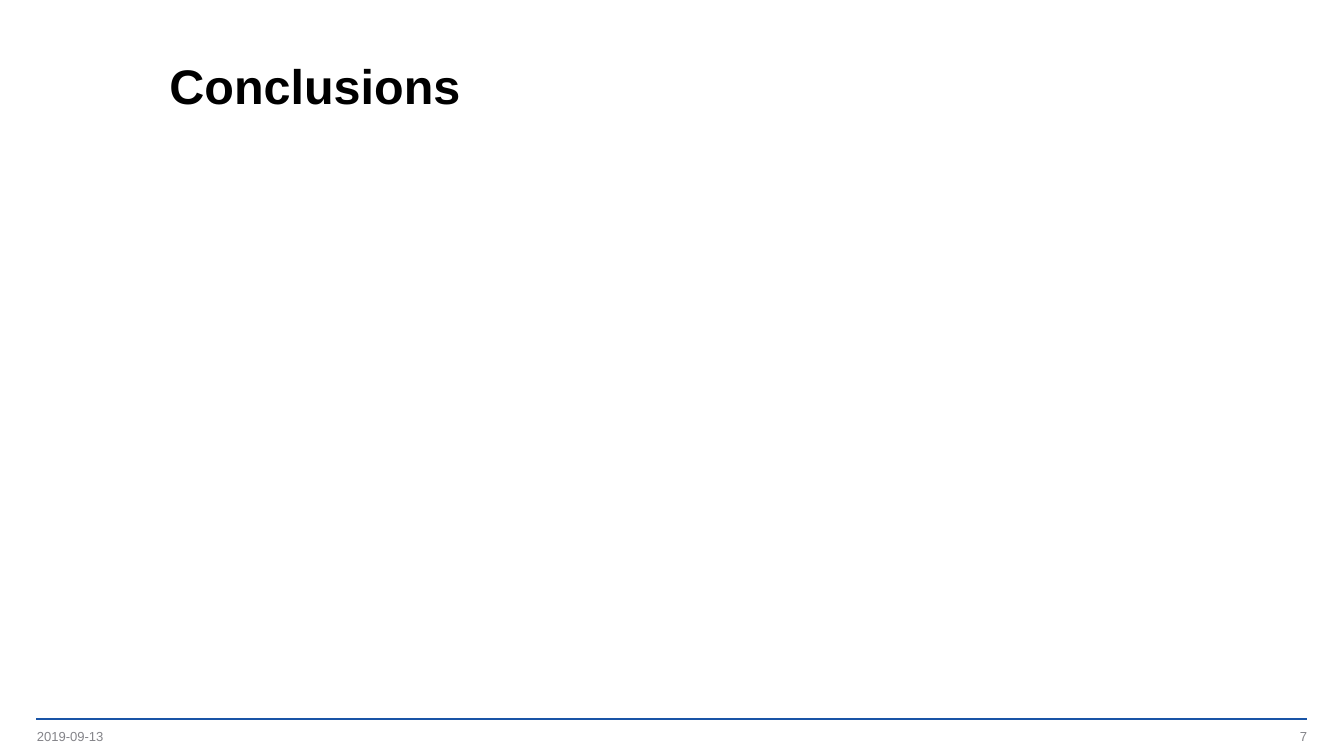
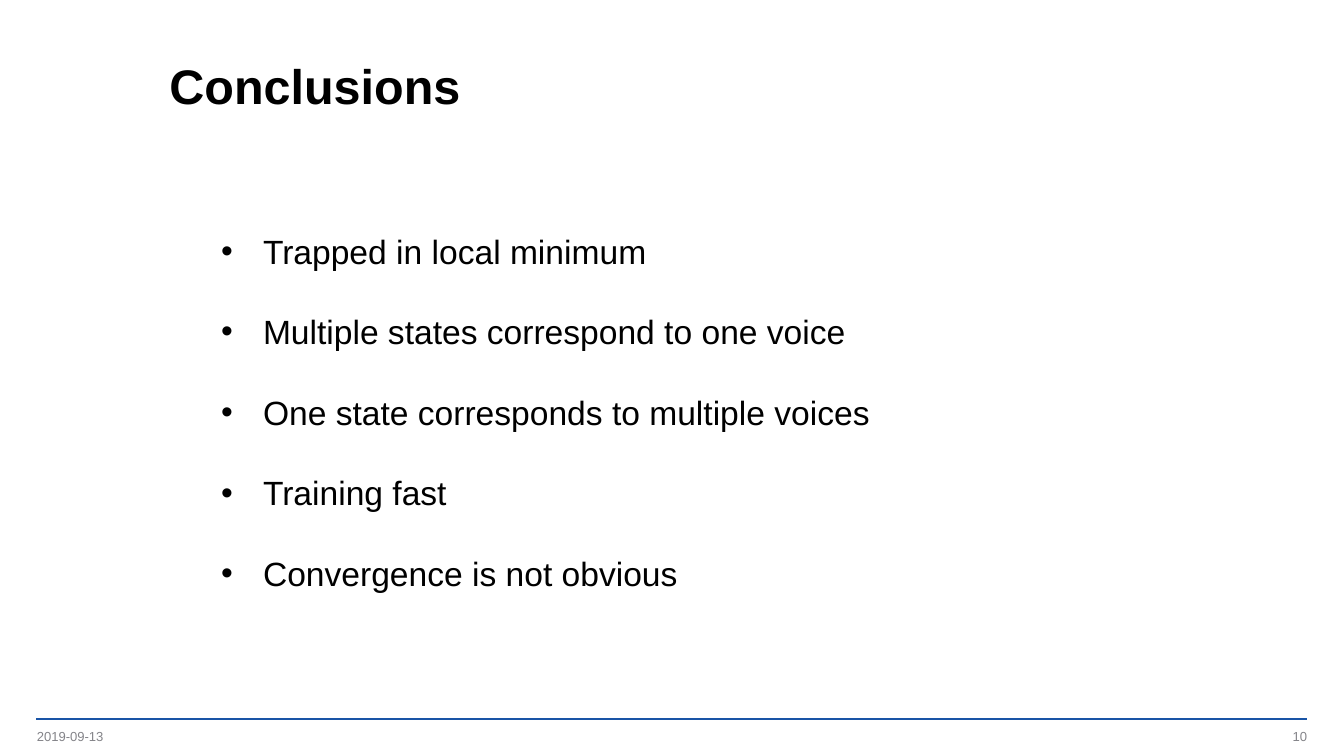
Before and after one commit to physics31415926/EQ2341-Pattern-Recognition-and-Machine-Learning, a slide deck: slide 10 of presentation.pptx (slide 7 before the commit). Drawn at 1344x756 pixels with LibreOffice and Linux fonts; fonts in the diff are those of the drawing; background and template pictures are left out. Boxes give left, top, right and bottom in pixels: in the first picture for what was removed or moved away, otherwise in the second. Text is boxed around its words. In the diff, an @@ line names an element or a change of style, - is before the commit and + after.

```diff
--- a/presentation.pptx
+++ b/presentation.pptx
@@ text added at [263,239,869,592], 18 pt, text #000000 @@
+• Trapped in local minimum
+• Multiple states correspond to one voice
+• One state corresponds to multiple voices
+• Training fast
+• Convergence is not obvious
@@ page number at [1293,732,1307,741]: text changed @@
-7
+10
```
Also in this commit, not shown: 2 other slides changed, 3 slides added.
